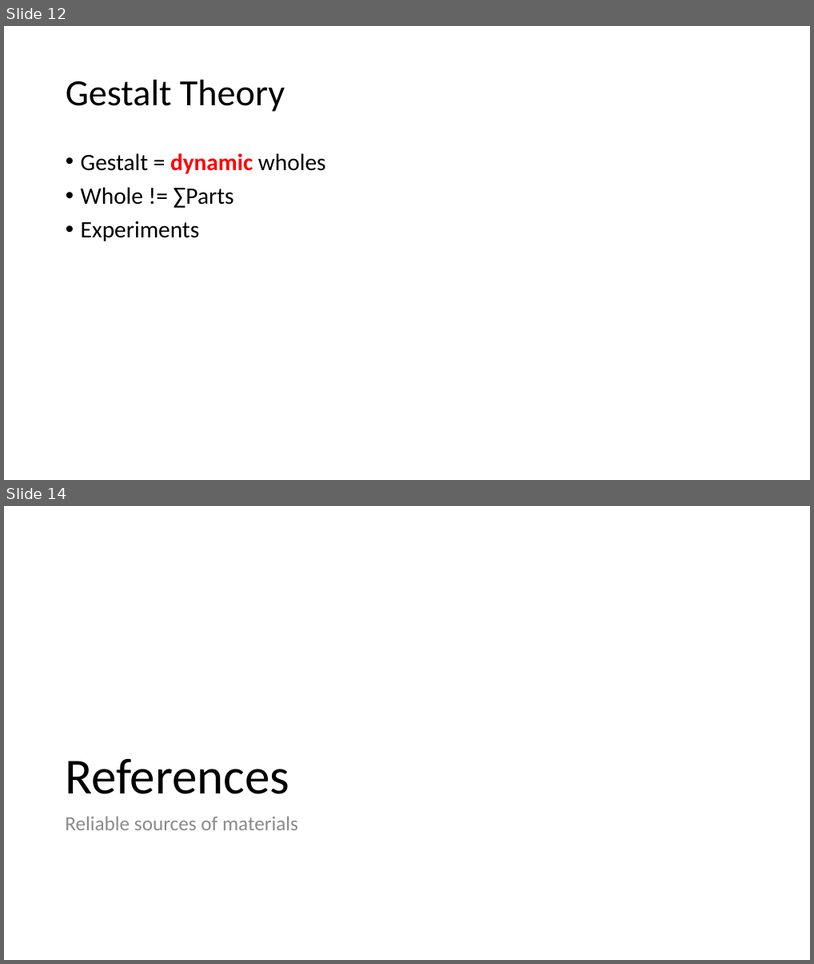
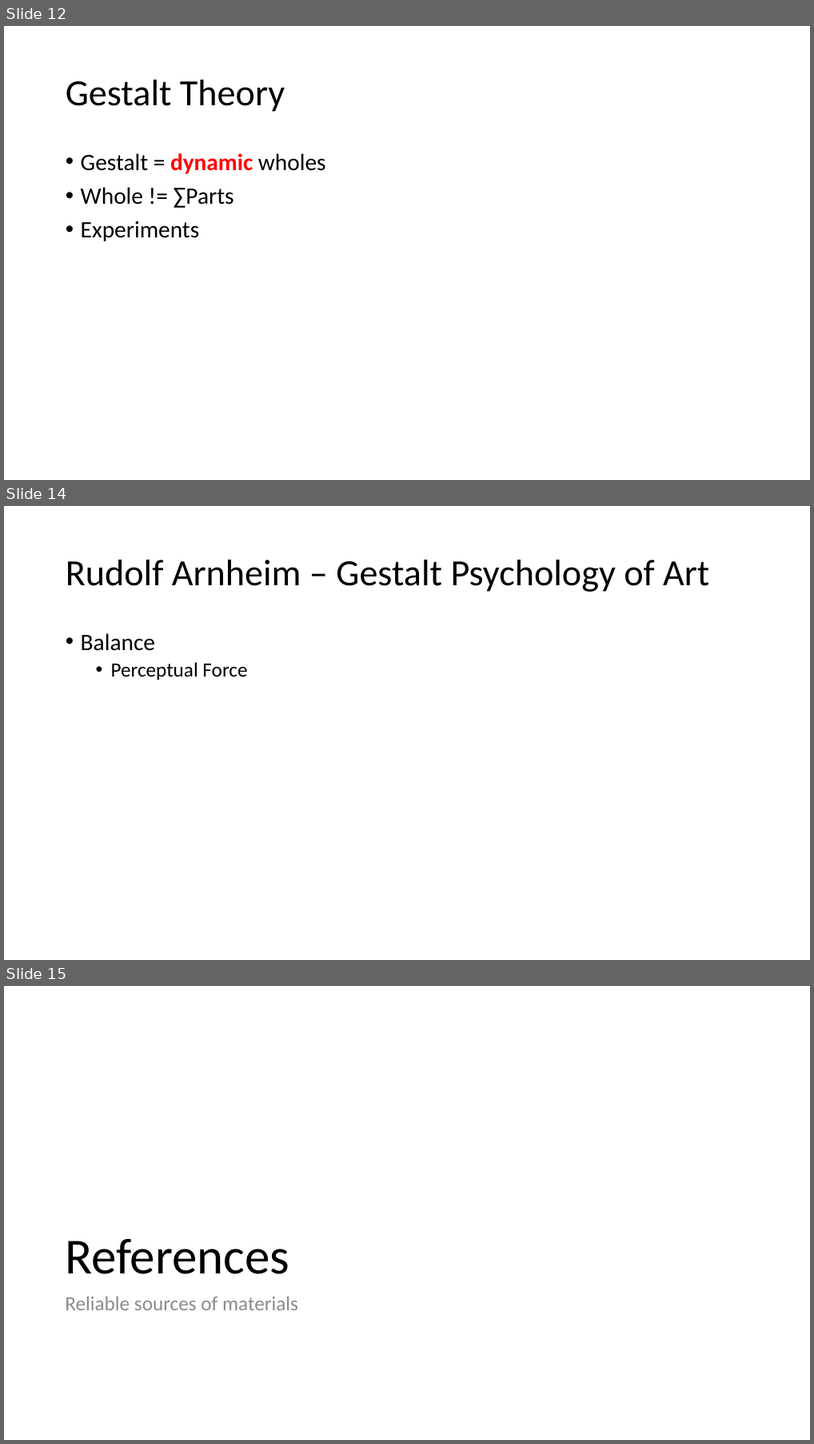
Before and after one commit to PatriciaXiao/Conclusion, a slide deck: Conclusion.pptx. Shown one above the other, each under a label of ours: slides 12 and 14 before the commit, slides 12, 14 and 15 after it; the slides between them are not shown. The pictures are 814x964 and 814x1444 pixels, drawn with LibreOffice and Linux fonts; fonts in the diff are those of the drawing. Boxes give left, top, right and bottom in pixels: in the first picture for what was removed or moved away, otherwise in the second. Text is boxed around its words. In the diff, an @@ line names an element or a change of style, - is before the commit and + after.

```diff
--- a/Conclusion.pptx
+++ b/Conclusion.pptx
@@ slide 14 added at <box>4,506,810,960</box>, background #FFFFFF @@
@@ title added at <box>66,560,710,592</box>, 44 pt, text #000000 @@
+Rudolf Arnheim – Gestalt Psychology of Art
@@ text added at <box>81,633,247,680</box>, 24 pt, text #000000 @@
+• Balance
+  • Perceptual Force
@@ what was slide 14 is now slide 15 @@
```
Also in this commit, not shown: 1 slide changed, 1 other file.
